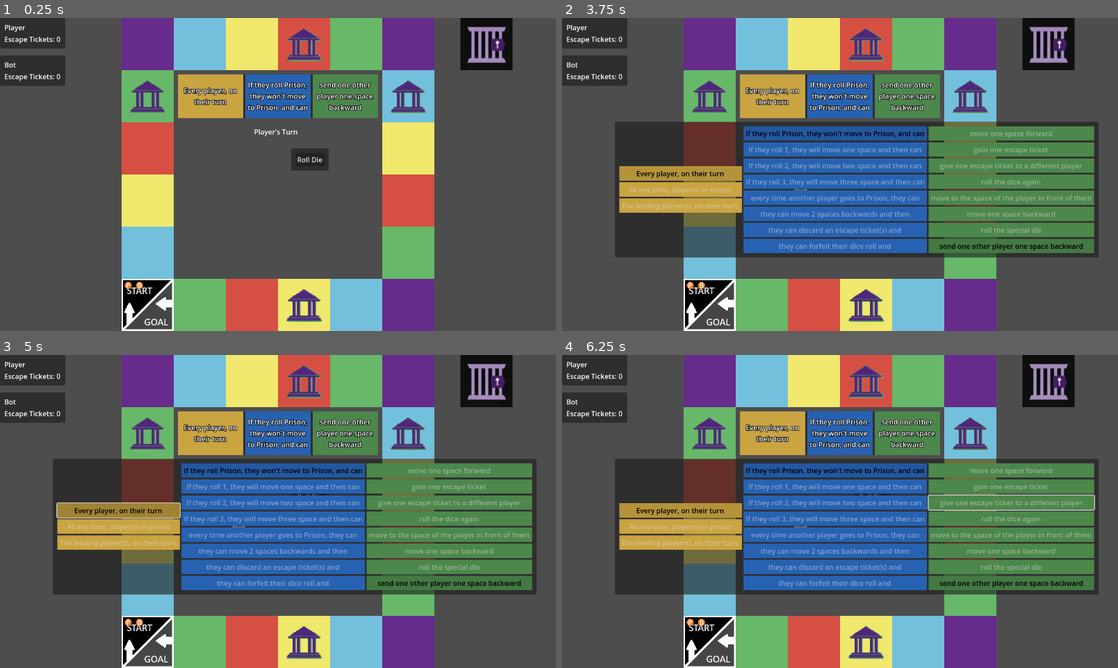
Above: before the commit, frames 1-4 (two rows, left to right).
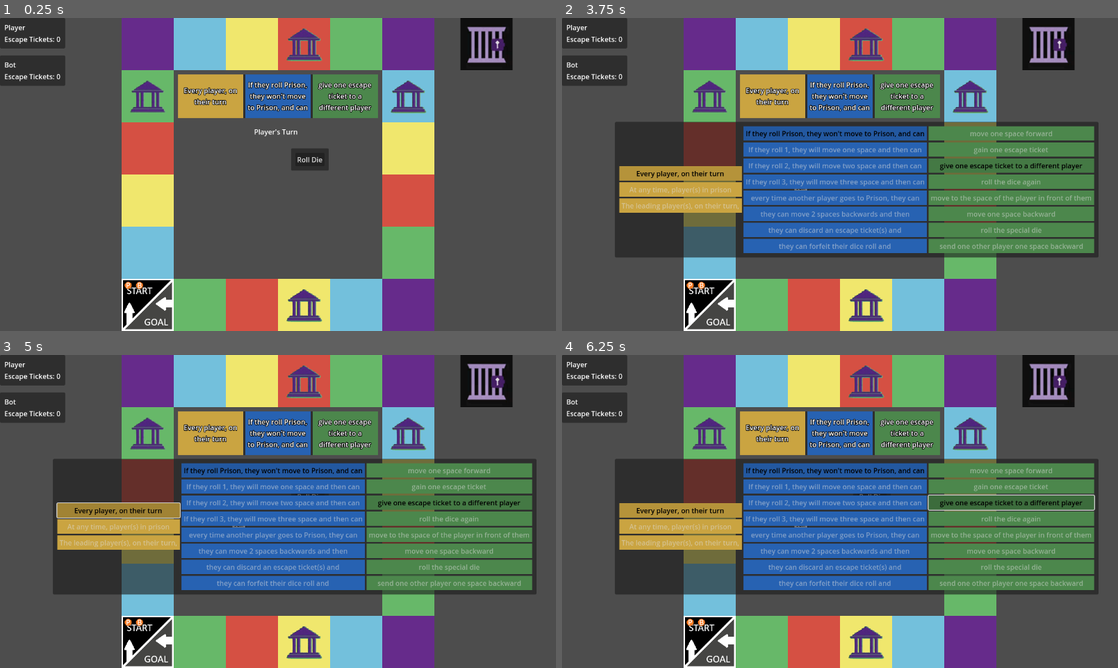
Above: after the commit, the same moments.

Repository: tjfeldman/RulesRace
Game: Godot game, scene res://rules_race_board.tscn
Same seed, same stepped clock (60 frames per second), same inputs: the game is played once before the commit and once after it.
Inputs (mouse positions are in pixels of both pictures, inside the frame that each line leads up to):
- Up to frame 1 (0.25 s): no input
- Up to frame 2 (3.75 s): click "Roll Die" at 0.5 s; tap Enter at 1.25, 3.5 s; move the mouse to (962, 158) at 1.27 s; click (962, 158) at 1.42 s; click "End Turn" at 2 s; tap Space at 2.75 s; move the mouse to (728, 190) at 2.77 s; click (728, 190) at 2.92 s; move the mouse to (895, 105) at 3.52 s; click (895, 105) at 3.67 s
- Up to frame 3 (5 s): click "Every player, on their turn" at 4.25 s
- Up to frame 4 (6.25 s): click "If they roll Prison, they won…" at 5 s; click (1012, 502) at 5.75 s, where only the run after the commit has a clickable "give one escape ticket to a d…"

The runs differ from the first frame. In frame 1, 0.4% of the frame differs, in the area x 56-68%, y 20-31%; in frame 2, 1.0%; in frame 3, 1.0%; in frame 4, 2.0%, in the area x 56-96%, y 20-75%.

Commit message:
Added effect trigger for transfering escape tickets. Added the function to set the prompt label for targetting a player.
Signed-off-by: Tyler Feldman <tyler.feldman148@gmail.com>

Diff:
--- a/scripts/GroupRuleManager.gd
+++ b/scripts/GroupRuleManager.gd
@@ -20,7 +20,8 @@
 	GroupRules.Effect.ROLL_SPECIAL_DIE: "Would you like to roll the special die?",
 	GroupRules.Effect.MOVE_TO_PLAYER_AHEAD: "Would you like to move to the player ahead?",
 	GroupRules.Effect.MOVE_BACK: "Would you like to move back 1 space?",
-	GroupRules.Effect.SEND_PLAYER_BACK_ONE: "Pick player to move back 1 space"
+	GroupRules.Effect.SEND_PLAYER_BACK_ONE: "Pick player to move back 1 space",
+	GroupRules.Effect.TRANSFER_TICKET: "Pick player to transfer an escape ticket to",
 }
 
 #TODO: Maybe change to Static Class
@@ -56,6 +57,8 @@
 		GroupRules.Effect.SEND_PLAYER_BACK_ONE:
 			#we can't move players who are at the start or are currently in jail
 			return PlayerManager.getListOfAllOtherPlayers(affectedPlayer).filter(func(p): return p.getBoardPosition() > 0 and not p.isInJail());
+		GroupRules.Effect.TRANSFER_TICKET:
+			return affectedPlayer.hasEscapeTicket();
 		_:
 			return true;
 
@@ -92,6 +95,14 @@
 				target = await _promptTargetEffect(scene, playerList);
 			if not target: return;	#if no target is selected, exit
 			await target.movePlayerXSpaces(-1);
+		GroupRules.Effect.TRANSFER_TICKET:
+			if affectedPlayer.isBot():
+				target = playerList.pick_random();
+			else:
+				target = await _promptTargetEffect(scene, playerList);
+			if not target: return;	#if no target is selected, exit
+			affectedPlayer.removeEscapeTicket();
+			target.addEscapeTicket();
 
 func checkRollTrigger(scene: Node2D, player: Player, roll: Variant):
 	match [triggerRule, roll]:
@@ -140,5 +151,6 @@
 	var selectPrompt = preload("res://scenes/selectPlayerPrompt.tscn");
 	var prompt = selectPrompt.instantiate();
 	scene.add_child(prompt);
+	prompt.setLabel(LABEL_TEXT[effectRule]);
 	prompt.setPlayerList(targetList, triggerRule in canRules);
 	return await prompt.selected_player;
--- a/scripts/GroupRuleSelector.gd
+++ b/scripts/GroupRuleSelector.gd
@@ -50,7 +50,7 @@
 	#select random group rules
 	selectedWhenRule = whenGroupButtons[0];
 	selectedTriggerRule = triggerGroupButtons[0];
-	selectedEffectRule = effectGroupButtons[7];
+	selectedEffectRule = effectGroupButtons[2];
 
 	#toggle selected
 	selectedWhenRule.button_pressed = true;
--- a/scripts/SelectPlayerPrompt.gd
+++ b/scripts/SelectPlayerPrompt.gd
@@ -4,6 +4,9 @@
 @onready var button_list: VBoxContainer = $PanelContainer/MarginContainer/VBoxContainer/ButtonList
 
 signal selected_player(player: Player);
+
+func setLabel(text: String):
+	label.text = text;
 
 func setPlayerList(players: Array[Player], canSelectNone: bool = false):
 	for player in players:
Not shown, changed: README.md
